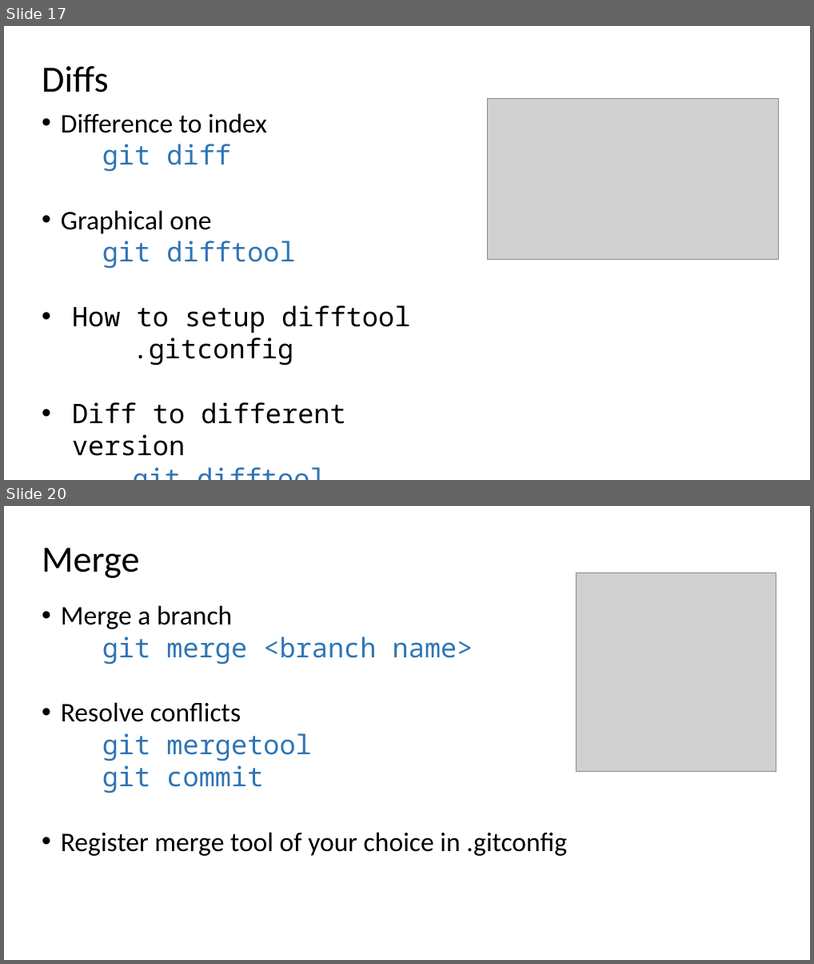
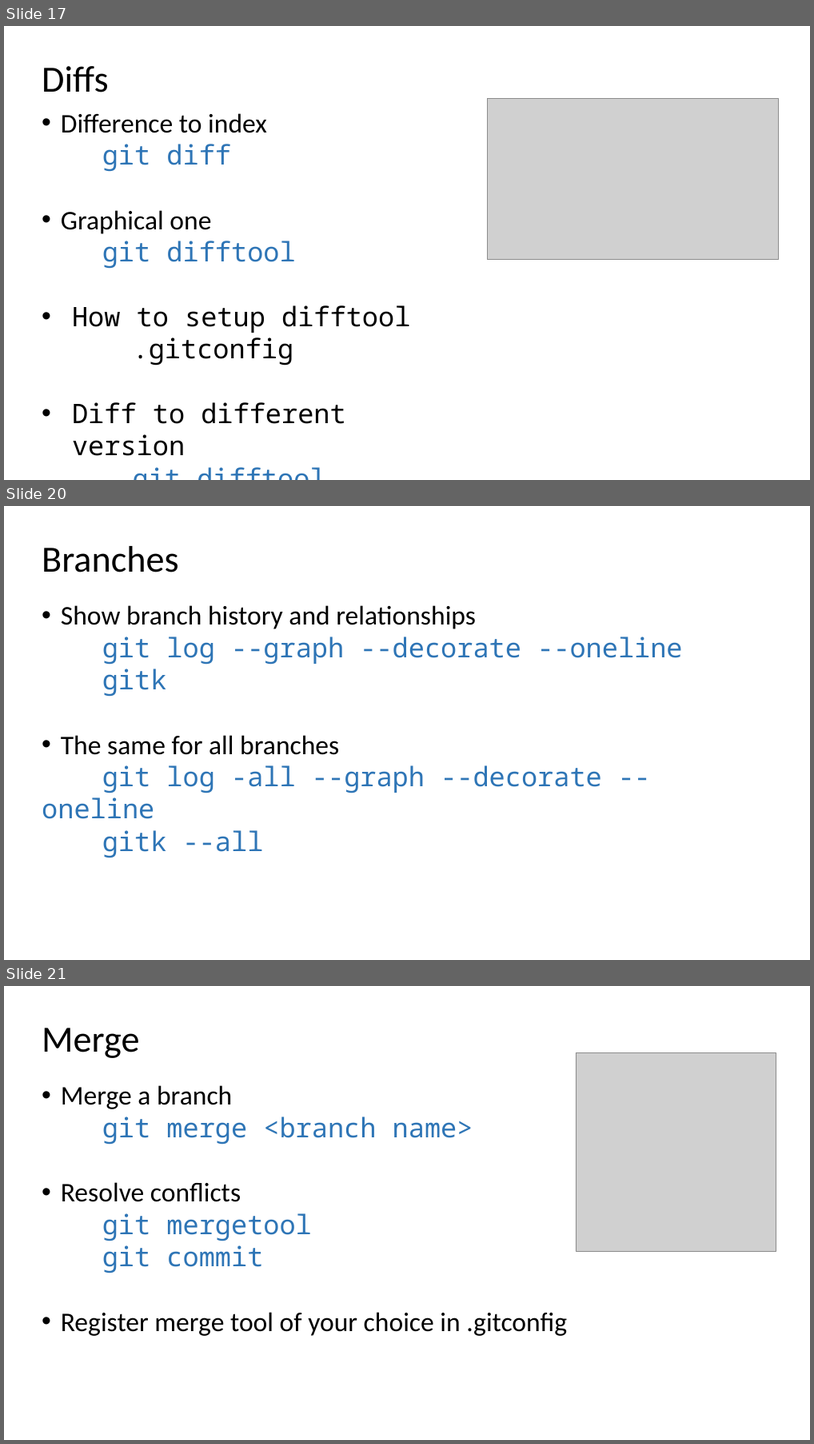
Before and after one commit to ogvolkov/git-101, a slide deck: git101.pptx. Shown one above the other, each under a label of ours: slides 17 and 20 before the commit, slides 17, 20 and 21 after it; the slides between them are not shown. The pictures are 814x964 and 814x1444 pixels, drawn with LibreOffice and Linux fonts; fonts in the diff are those of the drawing; grey boxes stand for pictures. Boxes give left, top, right and bottom in pixels: in the first picture for what was removed or moved away, otherwise in the second. Text is boxed around its words. In the diff, an @@ line names an element or a change of style, - is before the commit and + after.

```diff
--- a/git101.pptx
+++ b/git101.pptx
@@ slide 20 added at [4, 506, 810, 960], background #FFFFFF @@
@@ text added at [42, 546, 178, 572], 44 pt, text #000000 @@
+Branches
@@ text added at [42, 605, 682, 858], 32 pt, text #2E75B6 @@
+• Show branch history and relationships
+git log --graph --decorate --oneline
+gitk
+• The same for all branches
+git log -all --graph --decorate --oneline
+gitk --all
@@ what was slide 20 is now slide 21 @@
```
Also in this commit, not shown: 5 slides changed, 6 other slides added, 1 slide removed.
